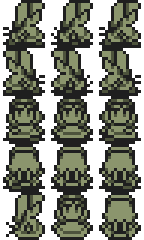
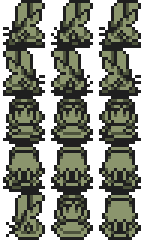
Layer changes from the first 144 × 240 image to the second:
painted on "Down Sprite No. 1" over [9, 123, 36, 138]
painted on "Down Sprite No. 2" over [108, 123, 135, 138]
